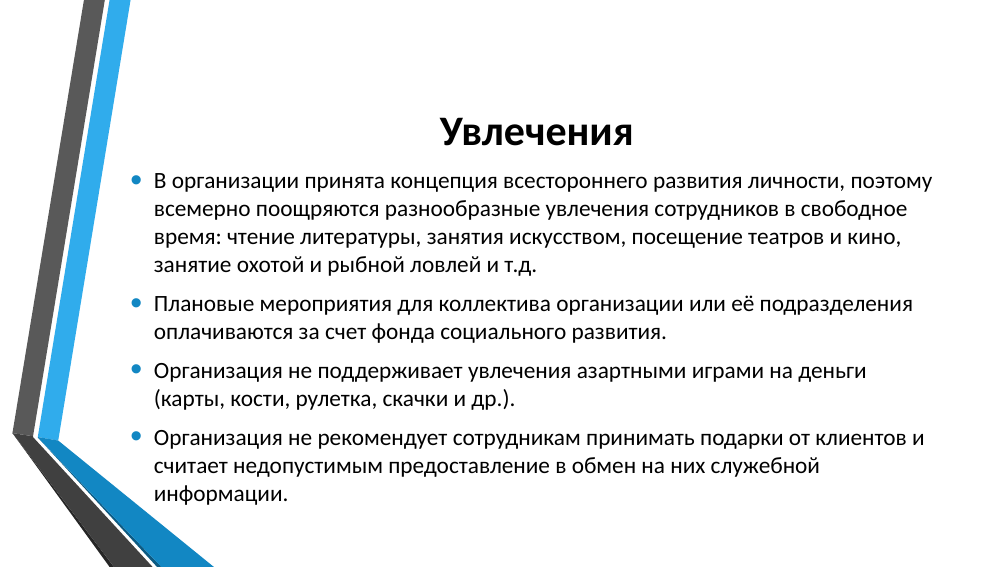
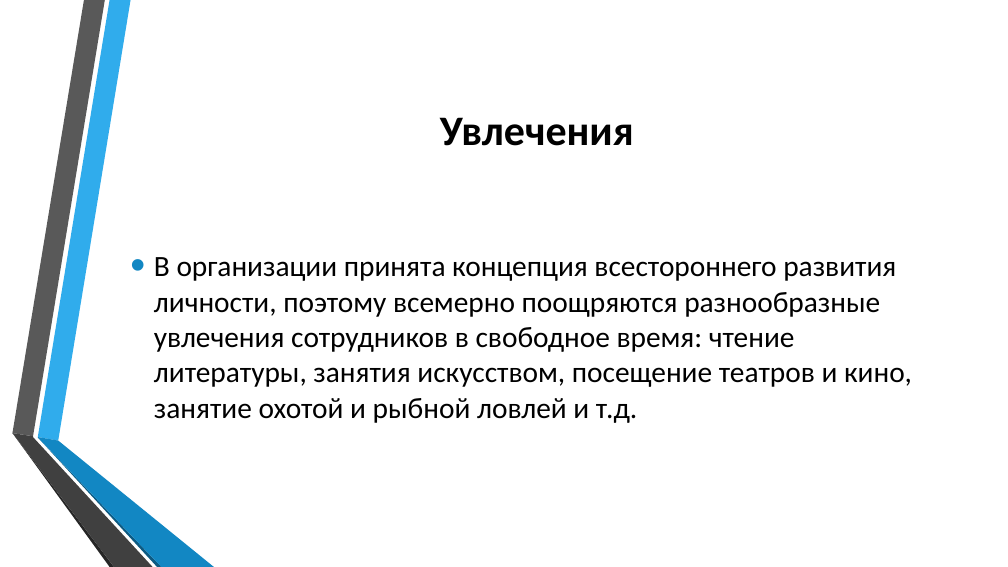
Before and after one commit to errashe/Documents, a slide deck: slide 10 of философия организации/йцу.pptx. Drawn at 1008x567 pixels with LibreOffice and Linux fonts; fonts in the diff are those of the drawing; background and template pictures are left out. Boxes give left, top, right and bottom in pixels: in the first picture for what was removed or moved away, otherwise in the second. Text is boxed around its words. In the diff, an @@ line names an element or a change of style, - is before the commit and + after.

```diff
--- a/философия организации/йцу.pptx
+++ b/философия организации/йцу.pptx
@@ text "В организации принята концепция всестороннего ..." at (154,257,912,423): size 22.2 to 28 pt; more space between paragraphs @@
@@ text at (154,295,925,505): paragraphs removed @@
-• Плановые мероприятия для коллектива организации или её подразделения оплачиваются за счет фонда социального развития.
-• Организация не поддерживает увлечения азартными играми на деньги (карты, кости, рулетка, скачки и др.).
-• Организация не рекомендует сотрудникам принимать подарки от клиентов и считает недопустимым предоставление в обмен на них служебной информации.
```
Also in this commit, not shown: 1 other slide changed.
